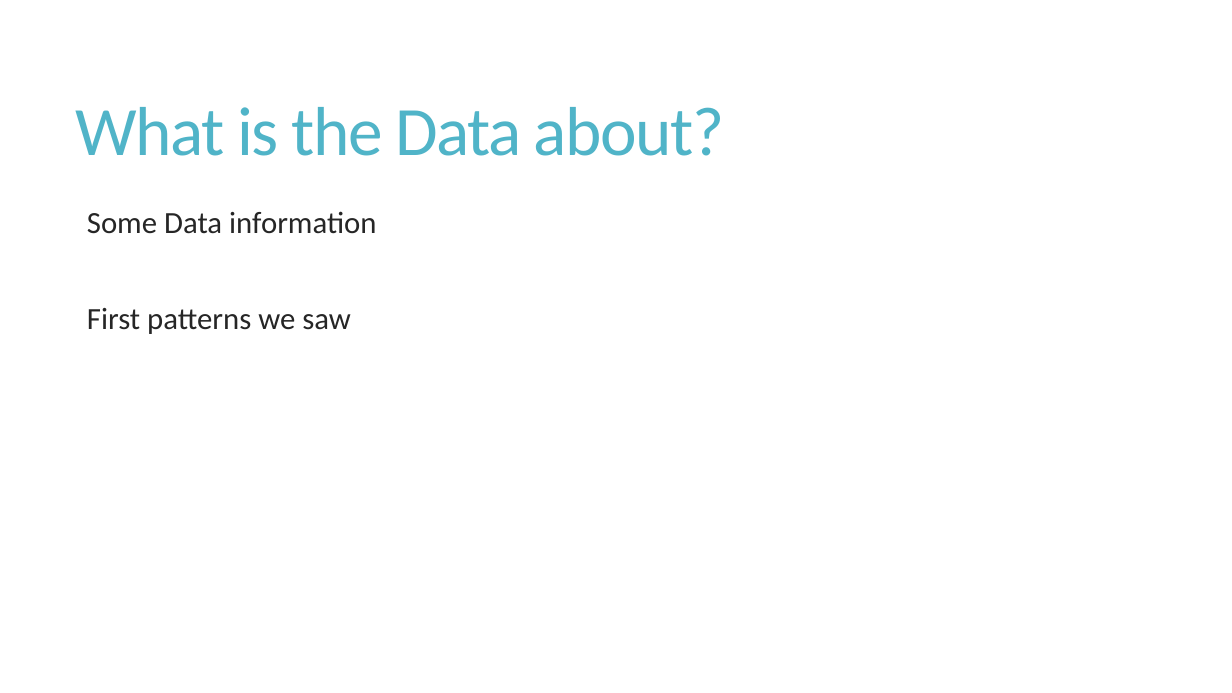
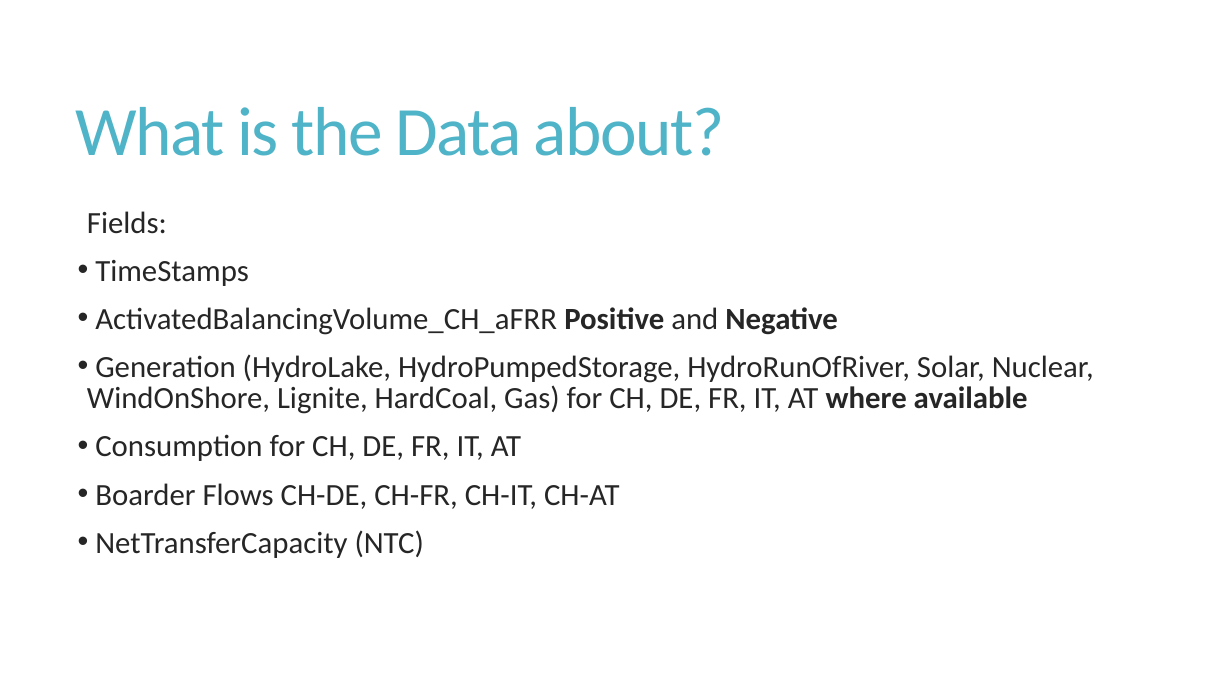
Before and after one commit to v4rp1ng/EDHD_2024_BKW_Predicting_aFRR_Volumes, a slide deck: slide 7 of Predicting Control Energy Volumes for Grid Stability.pptx. Drawn at 1232x693 pixels with LibreOffice and Linux fonts; fonts in the diff are those of the drawing. Boxes give left, top, right and bottom in pixels: in the first picture for what was removed or moved away, otherwise in the second. Text is boxed around its words. In the diff, an @@ line names an element or a change of style, - is before the commit and + after.

```diff
--- a/Predicting Control Energy Volumes for Grid Stability.pptx
+++ b/Predicting Control Energy Volumes for Grid Stability.pptx
@@ text at bbox=[87, 211, 1094, 558]: text changed @@
-  Some Data information
-  First patterns we saw
+  Fields:
+• TimeStamps
+• ActivatedBalancingVolume_CH_aFRR Positive and Negative
+• Generation (HydroLake, HydroPumpedStorage, HydroRunOfRiver, Solar, Nuclear, WindOnShore, Lignite, HardCoal, Gas) for CH, DE, FR, IT, AT where available
+• Consumption for CH, DE, FR, IT, AT
+• Boarder Flows CH-DE, CH-FR, CH-IT, CH-AT
+• NetTransferCapacity (NTC)
```
Also in this commit, not shown: 4 other slides changed, 9 slides added, 4 slides removed.
